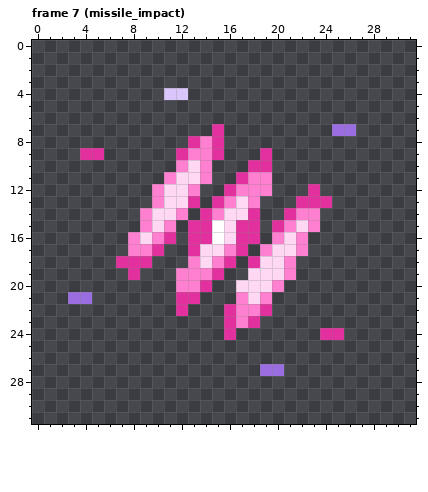
Edited in one commit: pixel-art file (assets/source/vfx/magic_missile/vfx_magic_missile.ase). That is the earlier state.
32x32 pixels, 9 frames. Shown: frame 7 (missile_impact). The commit also changed other frames, which this record leaves out.
Now the later version:
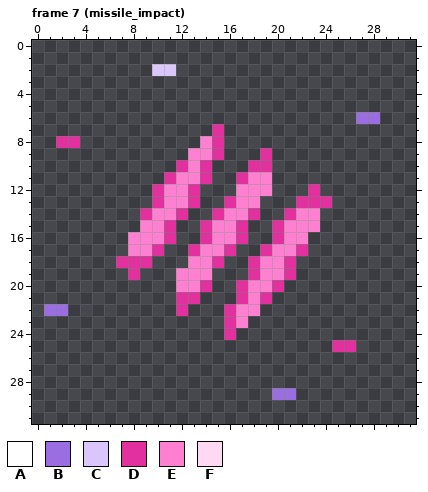
Palette (. is transparent): A #ffffff  B #9a6ee0  C #dbc6fb  D #e2309f  E #ff7fd0  F #ffd8f4
Difference:
--- frame 7 (missile_impact)
@@ x 0..31 @@
  1 ................................
- 2 ................................
+ 2 ..........CC....................
  3 ................................
- 4 ...........CC...................
+ 4 ................................
  5 ................................
- 6 ................................
- 7 ...............D.........BB.....
- 8 .............DED................
- 9 ....DD......DEED...D............
-10 ............EFE...DD............
-11 ...........EFFE..DEE............
-12 ..........EFFE..DEEE...D........
-13 ..........EFFD.DEFE...DDD.......
-14 .........EFFE.DEFFD..DEE........
-15 .........EFE.DDAFDD.DEFE........
-16 ........EFED.DDAFDD.EFE.........
-17 ........EED..DFFED.EFFE.........
-18 .......DDD...EFED.DFFE..........
-19 ........D...EEED..FFFE..........
-20 ............EED..FFFE...........
-21 ...BB.......DD...EFE............
-22 ............D...DEED............
-23 ................DED.............
-24 ................D.......DD......
-25 ................................
+ 6 ...........................BB...
+ 7 ...............D................
+ 8 ..DD..........ED................
+ 9 .............EED...D............
+10 ............DED...DD............
+11 ...........DEED..DEE............
+12 ..........DEED...EEE...D........
+13 ..........DEED..DEE...DDD.......
+14 .........DEED..DEED..DEE........
+15 .........EED..DEED..DEEE........
+16 ........EEED..DEED..DEE.........
+17 ........EED..DEED..DEED.........
+18 .......DDD...EED..DEED..........
+19 ........D...EEE...DEED..........
+20 ............EED..DEED...........
+21 ............DD...DED............
+22 .BB.........D...DEE.............
+23 ................DE..............
+24 ................D...............
+25 .........................DD.....
 26 ................................
-27 ...................BB...........
+27 ................................
 28 ................................
-29 ................................
+29 ....................BB..........
 30 ................................
Pixel boxes of the changes (left, top, right, bottom) in both pictures:
changed: (140, 64, 308, 328)
changed: (332, 112, 380, 136)
changed: (56, 136, 104, 160)
changed: (44, 292, 92, 316)
changed: (260, 328, 356, 400)
